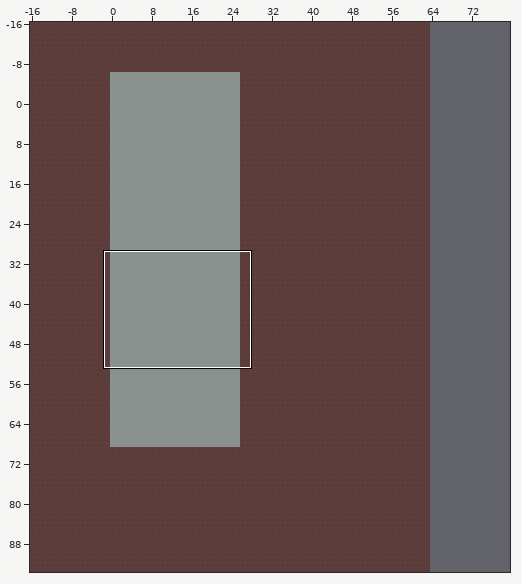
A Tiled map gets an edit: Assets/maps/UVZfac.tmx. Above, an overview of the earlier version with the close-up marked.
Close-up. Before the edit:
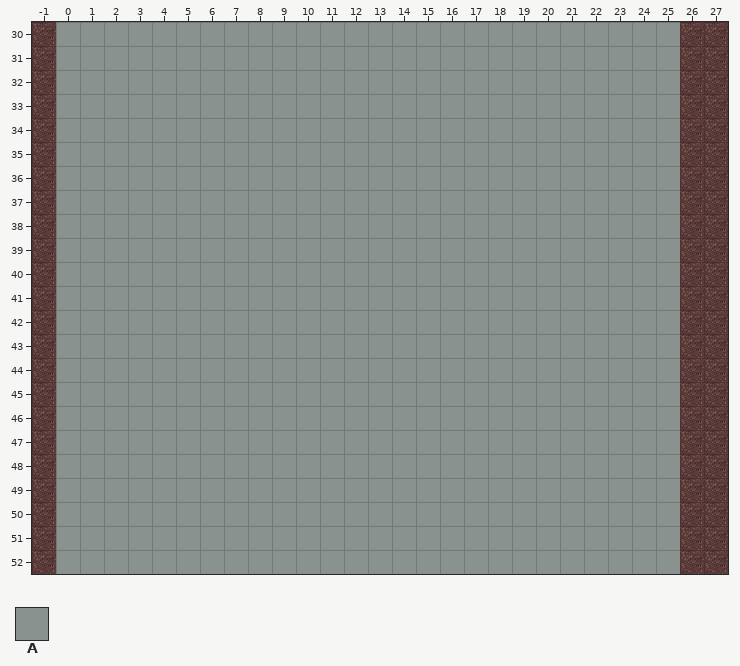
Cells are 32x32 px. Shown: x -1..27, y 30..52. The commit also changed other parts of the map, which this record leaves out.
Key: from "Sprite-Fac": A 0.
_ is an empty cell.
Layers that did not change in this view are not listed.
Layer "Roof" before, first column x -1:
30 _AAAAAAAAAAAAAAAAAAAAAAAAAA__
31 _AAAAAAAAAAAAAAAAAAAAAAAAAA__
32 _AAAAAAAAAAAAAAAAAAAAAAAAAA__
33 _AAAAAAAAAAAAAAAAAAAAAAAAAA__
34 _AAAAAAAAAAAAAAAAAAAAAAAAAA__
35 _AAAAAAAAAAAAAAAAAAAAAAAAAA__
36 _AAAAAAAAAAAAAAAAAAAAAAAAAA__
37 _AAAAAAAAAAAAAAAAAAAAAAAAAA__
38 _AAAAAAAAAAAAAAAAAAAAAAAAAA__
39 _AAAAAAAAAAAAAAAAAAAAAAAAAA__
40 _AAAAAAAAAAAAAAAAAAAAAAAAAA__
41 _AAAAAAAAAAAAAAAAAAAAAAAAAA__
42 _AAAAAAAAAAAAAAAAAAAAAAAAAA__
43 _AAAAAAAAAAAAAAAAAAAAAAAAAA__
44 _AAAAAAAAAAAAAAAAAAAAAAAAAA__
45 _AAAAAAAAAAAAAAAAAAAAAAAAAA__
46 _AAAAAAAAAAAAAAAAAAAAAAAAAA__
47 _AAAAAAAAAAAAAAAAAAAAAAAAAA__
48 _AAAAAAAAAAAAAAAAAAAAAAAAAA__
49 _AAAAAAAAAAAAAAAAAAAAAAAAAA__
50 _AAAAAAAAAAAAAAAAAAAAAAAAAA__
51 _AAAAAAAAAAAAAAAAAAAAAAAAAA__
52 _AAAAAAAAAAAAAAAAAAAAAAAAAA__
And afterwards:
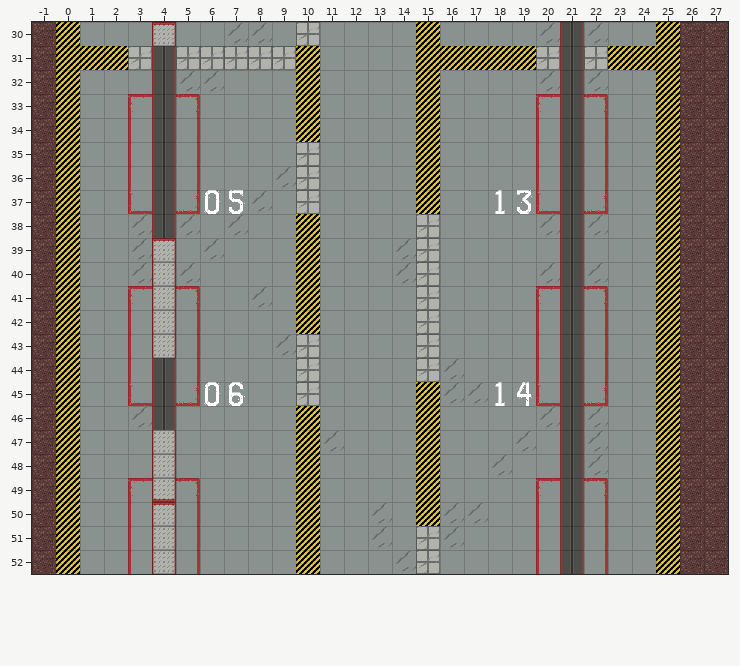
From old to new:
Changed rows in their new state; . is an unchanged cell.
Layer "Objects" (now hidden):
first column x 9:
31 __
32 ._
33 ._
34 ._
35 ._
36 __
37 ._
38 ._
39 ._
40 ._
41 ._
Layer "Buildings" (now hidden):
first column x 0:
30 _........................_
31 _........................_
32 _........................_
33 _........................_
34 _........................_
35 _........................_
36 _........................_
37 _........................_
38 _........................_
39 _........................_
40 _........................_
41 _........................_
42 _........................_
43 _........................_
44 _........................_
45 _........................_
46 _........................_
47 _........................_
48 _........................_
49 _........................_
50 _........................_
51 _........................_
52 _........................_
Layer "Ceiling" (now hidden):
first column x 1:
31 _......................_
first column x 13:
50 _
51 _
Layer "Roof" (now hidden):
first column x 0:
30 _..._..__._...._....___.._
31 ___________....___________
32 _...___..._...._....___.._
33 _..___...._...._....___.._
34 _..___...._...._....___.._
35 _..___...._...._....___.._
36 _..___...__...._....___.._
37 _..______._...._.._____.._
38 _..___._.._...._....___.._
39 _..__._..._...__....._..._
40 _..___...._...__....___.._
41 _..___.._._...._....___.._
42 _..___...._...._....___.._
43 _..___...__...._....___.._
44 _..___...._....__...___.._
45 _.._____.._....________.._
46 _..__....._...._....___.._
47 _..._.....__..._..._.__.._
48 _..._....._...._.._..__.._
49 _..___...._...._....___.._
50 _..___...._.._.___..___.._
51 _..___...._.._.__...___.._
52 _..___...._...__....___.._
